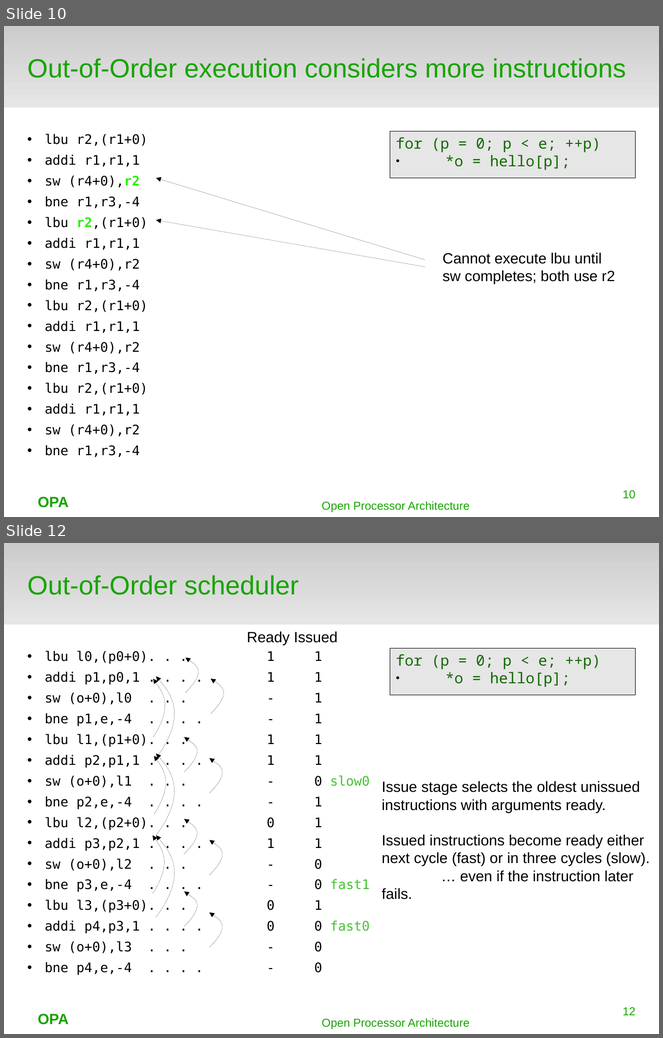
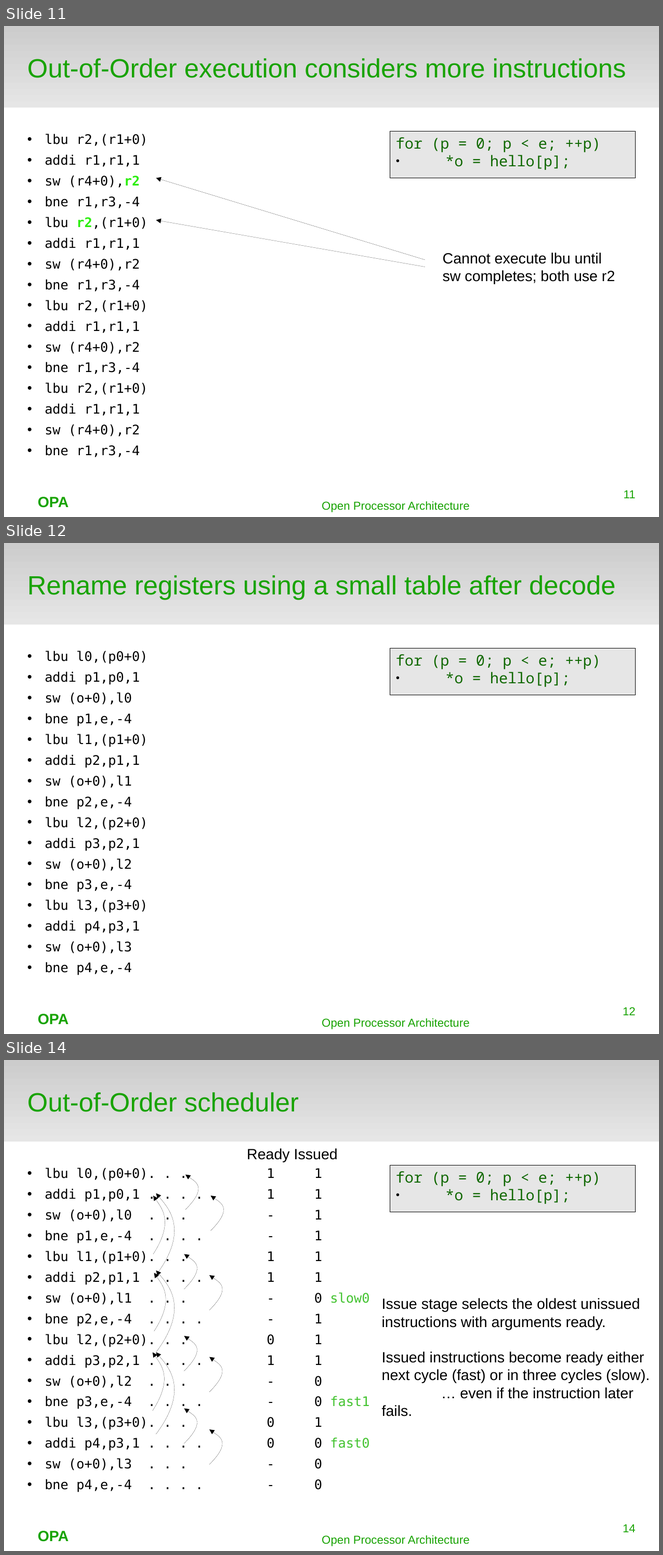
Before and after one commit to terpstra/opa, a slide deck: docs/orconf2015.odp. Shown one above the other, each under a label of ours: slides 10 and 12 before the commit, slides 11, 12 and 14 after it; the slides between them are not shown. The pictures are 663x1038 and 663x1555 pixels, drawn with LibreOffice and Linux fonts; fonts in the diff are those of the drawing; background and template pictures are left out. Boxes give left, top, right and bottom in pixels: in the first picture for what was removed or moved away, otherwise in the second. Text is boxed around its words. In the diff, an @@ line names an element or a change of style, - is before the commit and + after.

```diff
--- a/docs/orconf2015.odp
+++ b/docs/orconf2015.odp
@@ slide 12 added at (4, 543, 659, 1034), background #FFFFFF; not listed: 2 template elements that a slide beside it also shows @@
@@ title added at (27, 575, 616, 600), 32 pt, text #18A303 @@
+Rename registers using a small table after decode
@@ text added at (45, 651, 148, 976), 16 pt, text #000000 @@
+• lbu l0,(p0+0)
+• addi p1,p0,1
+• sw (o+0),l0
+• bne p1,e,-4
+• lbu l1,(p1+0)
+• addi p2,p1,1
+• sw (o+0),l1
+• bne p2,e,-4
+• lbu l2,(p2+0)
+• addi p3,p2,1
+• sw (o+0),l2
+• bne p3,e,-4
+• lbu l3,(p3+0)
+• addi p4,p3,1
+• sw (o+0),l3
+• bne p4,e,-4
@@ rectangle added at (390, 648, 636, 695), fill #E6E6E6, outline #000000 0 pt, 18 pt, text #106802 @@
+for (p = 0; p < e; ++p)
+● *o = hello[p];
@@ page number added at (623, 1007, 636, 1016), 14 pt, text #18A303 @@
+12
@@ text added at (322, 1019, 470, 1030), 14 pt, text #18A303 @@
+Open Processor Architecture
@@ what was slide 10 is now slide 11 @@
@@ page number at (624, 490, 636, 499): text changed @@
-10
+11
@@ what was slide 12 is now slide 14 @@
@@ page number at (623, 1524, 636, 1533): text changed @@
-12
+14
```
Also in this commit, not shown: 5 slides changed, 1 other slide added.
